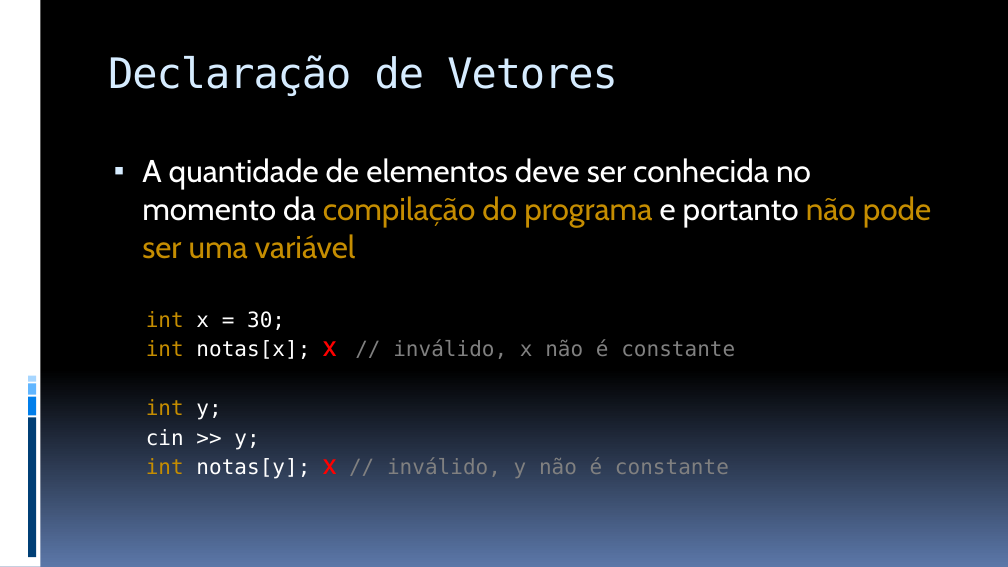
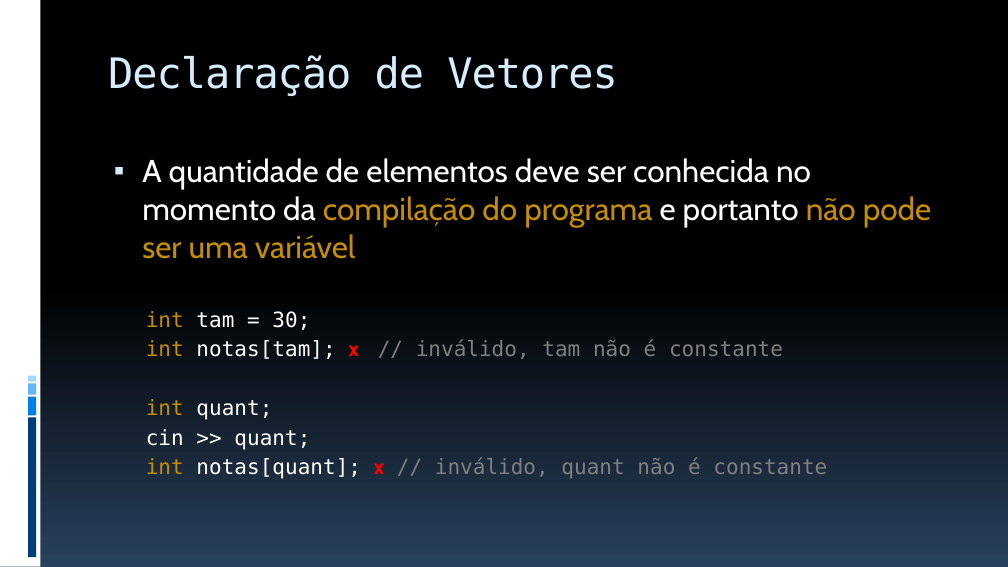
Before and after one commit to JudsonSS/ProgComp, a slide deck: slide 9 of Slides/10. Vetores.pptx. Drawn at 1008x567 pixels with LibreOffice and Linux fonts; fonts in the diff are those of the drawing. Boxes give left, top, right and bottom in pixels: in the first picture for what was removed or moved away, otherwise in the second. Text is boxed around its words. In the diff, an @@ line names an element or a change of style, - is before the commit and + after.

Commit message:
Novo Design

```diff
--- a/Slides/10. Vetores.pptx
+++ b/Slides/10. Vetores.pptx
@@ background gradient #000000 to #5B77A8 to gradient #000000 to #28415E @@
@@ text at (146, 311, 827, 479): text changed @@
-  int x = 30;
-  int notas[x]; X // inválido, x não é constante
-  int y;
-  cin >> y;
-  int notas[y]; X // inválido, y não é constante
+  int tam = 30;
+  int notas[tam]; x // inválido, tam não é constante
+  int quant;
+  cin >> quant;
+  int notas[quant]; x // inválido, quant não é constante
```
Also in this commit, not shown: 29 other slides changed, 1 slide removed.
